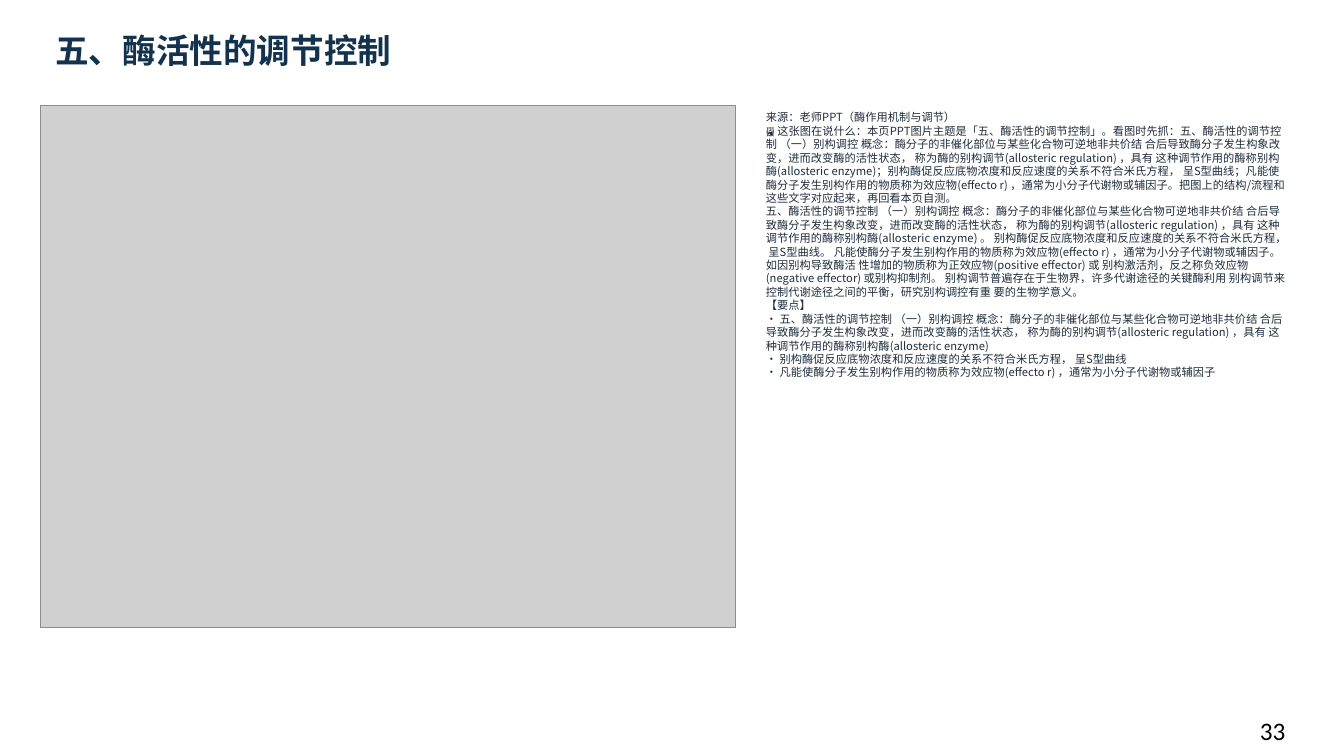
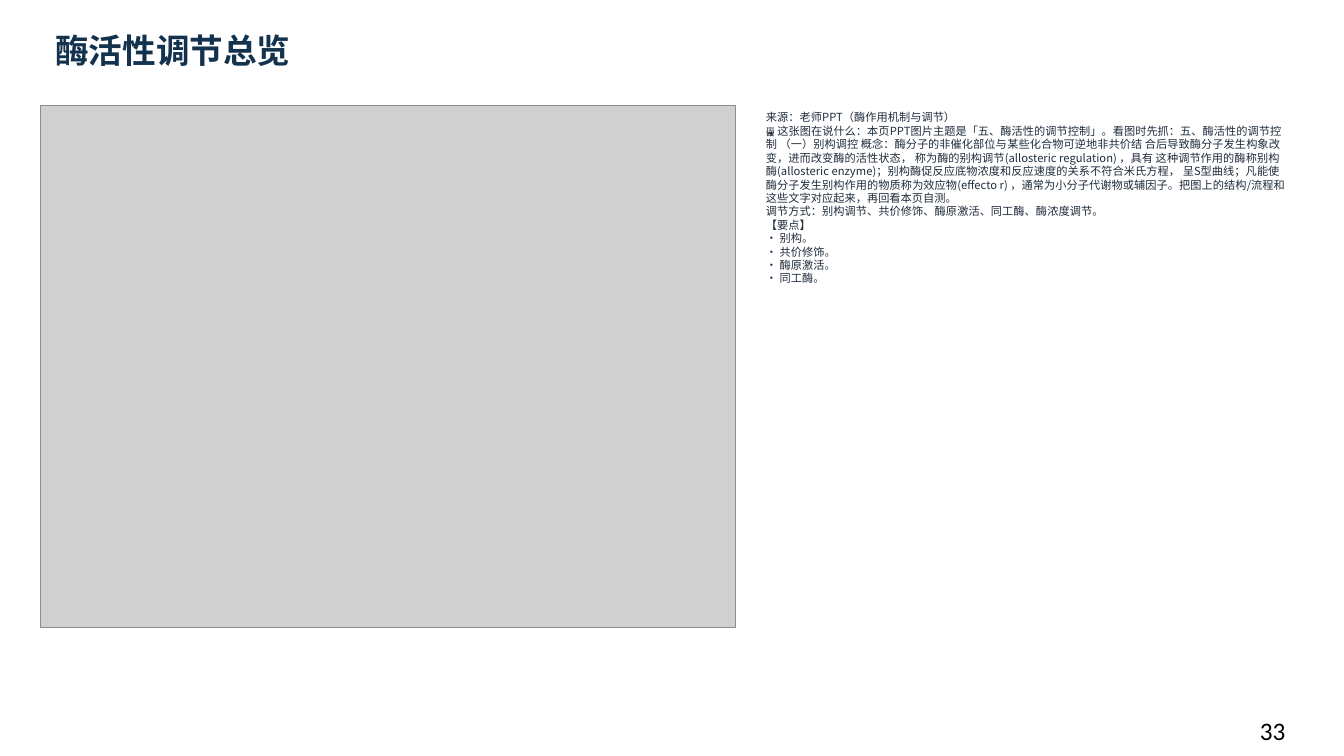
Before and after one commit to newkan-li/Biochemistry, a slide deck: slide 33 of downloads/bc08-ai-style.pptx. Drawn at 1344x756 pixels with LibreOffice and Linux fonts; fonts in the diff are those of the drawing; grey boxes stand for pictures. Boxes give left, top, right and bottom in pixels: in the first picture for what was removed or moved away, otherwise in the second. Text is boxed around its words. In the diff, an @@ line names an element or a change of style, - is before the commit and + after.

```diff
--- a/downloads/bc08-ai-style.pptx
+++ b/downloads/bc08-ai-style.pptx
@@ text at [55, 34, 290, 66]: text changed @@
-五、酶活性的调节控制
+酶活性调节总览
@@ text at [766, 111, 1284, 283]: text changed @@
-来源：老师PPT（酶作用机制与调节）
-🖼 这张图在说什么：本页PPT图片主题是「五、酶活性的调节控制」。看图时先抓：五、酶活性的调节控制 （一）别构调控 概念：酶分子的非催化部位与某些化合物可逆地非共价结 合后导致酶分子发生构象改变，进而改变酶的活性状态， 称为酶的别构调节(allosteric regulation) ，具有 这种调节作用的酶称别构酶(allosteric enzyme)；别构酶促反应底物浓度和反应速度的关系不符合米氏方程， 呈S型曲线；凡能使酶分子发生别构作用的物质称为效应物(effecto r) ，通常为小分子代谢物或辅因子。把图上的结构/流程和这些文字对应起来，再回看本页自测。
-五、酶活性的调节控制 （一）别构调控 概念：酶分子的非催化部位与某些化合物可逆地非共价结 合后导致酶分子发生构象改变，进而改变酶的活性状态， 称为酶的别构调节(allosteric regulation) ，具有 这种调节作用的酶称别构酶(allosteric enzyme) 。 别构酶促反应底物浓度和反应速度的关系不符合米氏方程， 呈S型曲线。 凡能使酶分子发生别构作用的物质称为效应物(effecto r) ，通常为小分子代谢物或辅因子。如因别构导致酶活 性增加的物质称为正效应物(positive effector) 或 别构激活剂，反之称负效应物(negative effector) 或别构抑制剂。 别构调节普遍存在于生物界，许多代谢途径的关键酶利用 别构调节来控制代谢途径之间的平衡，研究别构调控有重 要的生物学意义。
-【要点】
-• 五、酶活性的调节控制 （一）别构调控 概念：酶分子的非催化部位与某些化合物可逆地非共价结 合后导致酶分子发生构象改变，进而改变酶的活性状态， 称为酶的别构调节(allosteric regulation) ，具有 这种调节作用的酶称别构酶(allosteric enzyme)
-• 别构酶促反应底物浓度和反应速度的关系不符合米氏方程， 呈S型曲线
-• 凡能使酶分子发生别构作用的物质称为效应物(effecto r) ，通常为小分子代谢物或辅因子
+来源：老师PPT（酶作用机制与调节）
+🖼 这张图在说什么：本页PPT图片主题是「五、酶活性的调节控制」。看图时先抓：五、酶活性的调节控制 （一）别构调控 概念：酶分子的非催化部位与某些化合物可逆地非共价结 合后导致酶分子发生构象改变，进而改变酶的活性状态， 称为酶的别构调节(allosteric regulation) ，具有 这种调节作用的酶称别构酶(allosteric enzyme)；别构酶促反应底物浓度和反应速度的关系不符合米氏方程， 呈S型曲线；凡能使酶分子发生别构作用的物质称为效应物(effecto r) ，通常为小分子代谢物或辅因子。把图上的结构/流程和这些文字对应起来，再回看本页自测。
+调节方式：别构调节、共价修饰、酶原激活、同工酶、酶浓度调节。
+【要点】
+• 别构。
+• 共价修饰。
+• 酶原激活。
+• 同工酶。
```
Also in this commit, not shown: 41 other slides changed, 5 other files.
